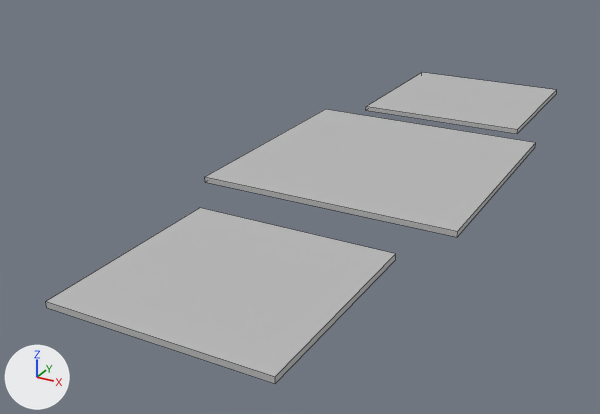
One commit to the FBX model Assets/Models/Level_3_Props/Map/Platform.fbx: the scene before it, then after it.
Before and after are seen from a 50 mm camera at (103.7, -144.2, 28.0) aimed at (68.8, -80.8, -3.7). The lights are fixed; the arrows at lower left show +X, +Y and +Z. Mesh edges are drawn as thin lines. Where no turn or scale is listed for an object, it has been applied to the vertices.

Objects in the first picture: 'Platform2'.
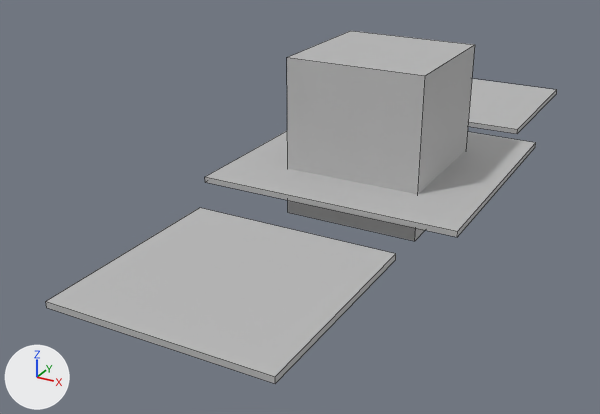
Where the newer file only moved an object's origin or applied its transform, the numbers keep the older frame.

Where the change shows, as pixel boxes [x1, y1, x2, y2] in the pictures (600 x 414 px):
'Platform2', reshaped (13% taller): before [46, 72, 557, 384]; after [46, 31, 557, 384]
part 1 of me_mesh, added: after [287, 31, 475, 241]

The change, as a list of edits to the scene's bpy script:
```text
Change me_mesh:
    where me_mesh.from_pydata(...)  # 24 vertices, 18 faces; spans x -12.0..12.0, y -34.9..34.9, z -0.5..0.5
    used by ob_platform2; location = (74.03, -74.56, -0.5)
    me_mesh part 1: a new loose piece, a box spanning x -6.5..6.5, y -6.4..6.6, z -4.0..11.0, in mat_lambert1 (grey #bcbcbc)
```
